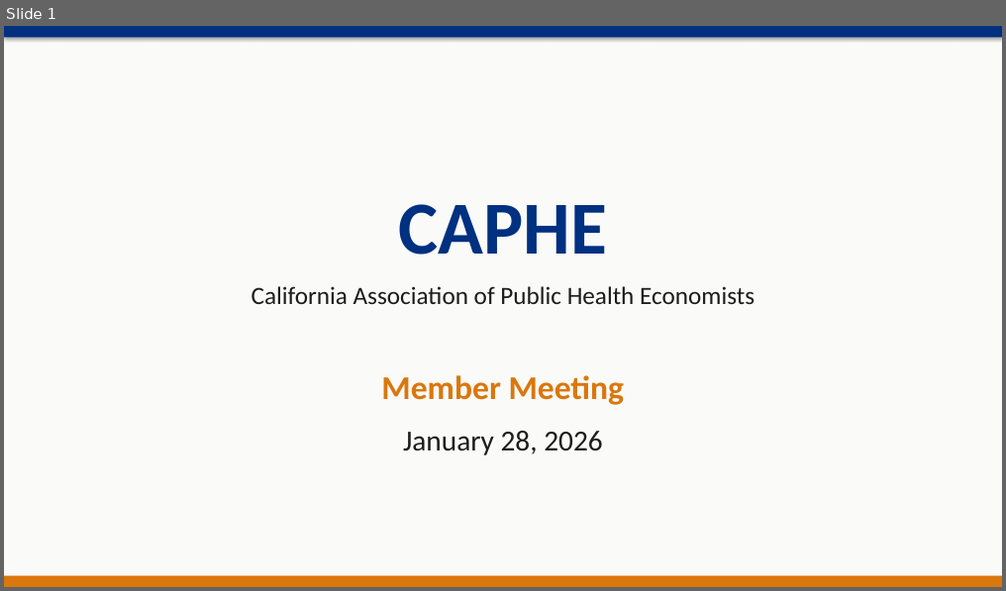
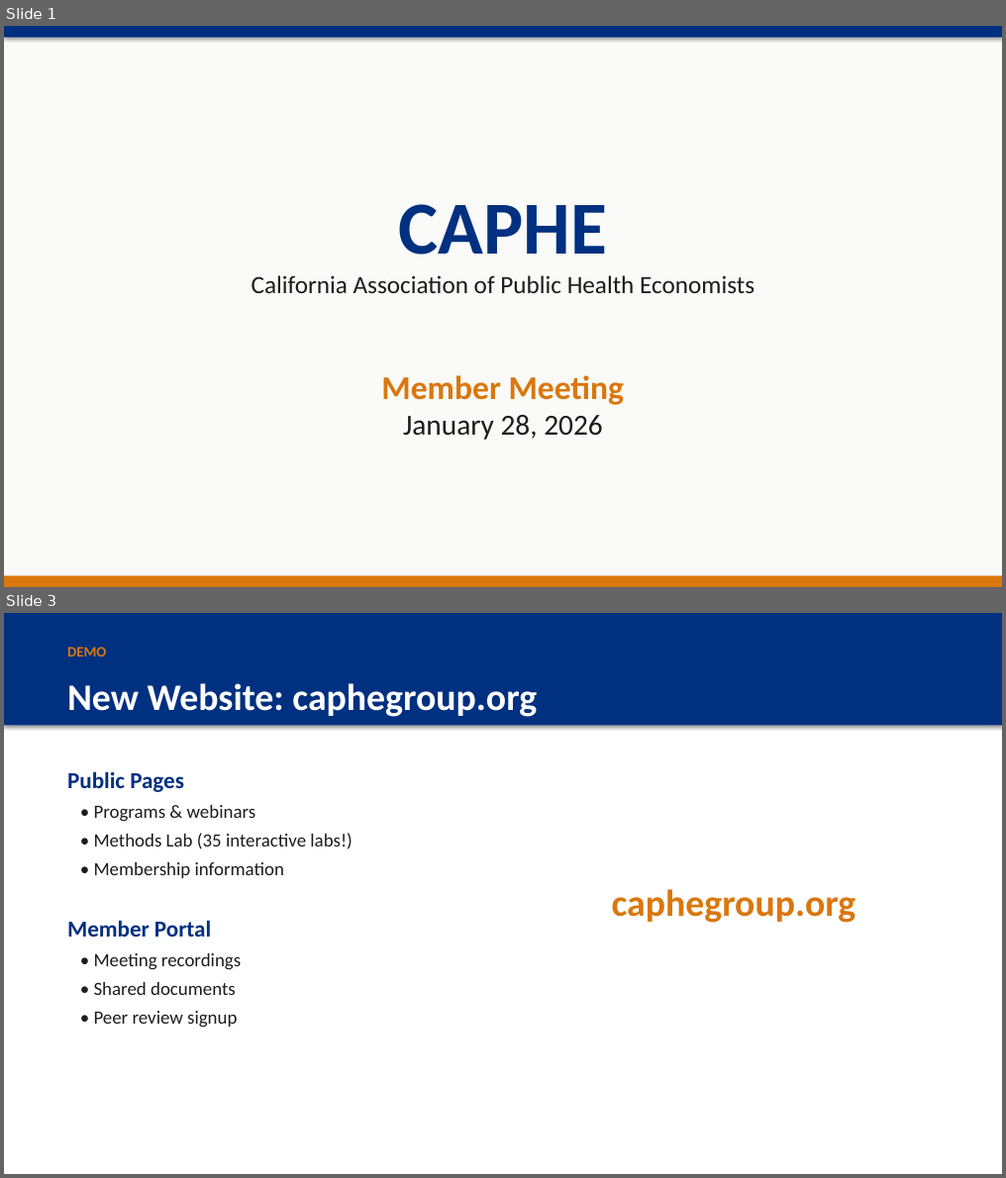
Before and after one commit to dphdame/caphe-website, a slide deck: outputs/presentations/CAPHE_Meeting_2026-01-28.pptx. Shown one above the other, each under a label of ours: slide 1 before the commit, slides 1 and 3 after it; the slides between them are not shown. The pictures are 1006x591 and 1006x1178 pixels, drawn with LibreOffice and Linux fonts; fonts in the diff are those of the drawing. Boxes give left, top, right and bottom in pixels: in the first picture for what was removed or moved away, otherwise in the second. Text is boxed around its words. In the diff, an @@ line names an element or a change of style, - is before the commit and + after.

```diff
--- a/outputs/presentations/CAPHE_Meeting_2026-01-28.pptx
+++ b/outputs/presentations/CAPHE_Meeting_2026-01-28.pptx
@@ slide 3 added at box(4, 613, 1002, 1174), background #FFFFFF @@
@@ rectangle added at box(4, 613, 1002, 725), fill #003080 @@
@@ text added at box(67, 647, 106, 657), 14 pt, text #DA770D, bold @@
+DEMO
@@ text added at box(67, 683, 537, 717), 36 pt, text #FFFFFF, bold @@
+New Website: caphegroup.org
@@ text added at box(67, 771, 351, 1028), 18 pt, text #1C1C1C @@
+Public Pages
+• Programs & webinars
+• Methods Lab (35 interactive labs!)
+• Membership information
+Member Portal
+• Meeting recordings
+• Shared documents
+• Peer review signup
@@ text added at box(612, 889, 856, 923), 36 pt, text #DA770D, bold @@
+caphegroup.org
@@ slide 1 changed as well @@
@@ text at box(252, 275, 754, 293): less space between paragraphs @@
@@ text at box(403, 415, 602, 440): less space between paragraphs @@
```
Also in this commit, not shown: 1 other slide changed, 6 other slides added, 2 slides removed, 6 other files.
